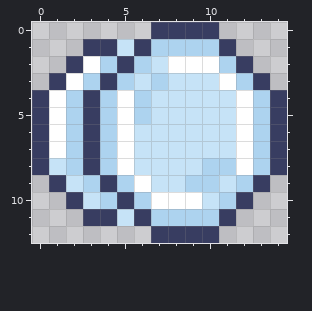
A pixel-art sprite gets an edit: CookieMod/Items/Weapons/Bunnyo.png. Above, as it was before the edit.
The file is 30x26 pixels, drawn in blocks of 2x2; one block is one cell here.
New version:
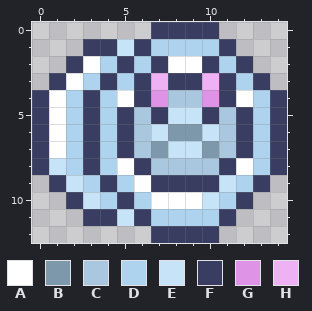
Palette (. is transparent): A #ffffff  B #7e98ab  C #a9c7de  D #add3ef  E #c6e3f7  F #383d61  G #de93e7  H #edb1f4
Edits made:
Colour E becomes colour B in row 6 at x 8 to 9; in row 7 at x 7 and 10.
Colour D becomes colour C in row 5 at x 6; in row 8 at x 10.
Colour E becomes colour C in row 4 at x 8 to 9; in row 5 at x 11; in rows 6 to 7 at x 6 and 11; in row 8 at x 7 to 9.
Colour A becomes colour F in row 2 at x 10; in row 3 at x 11; in rows 5 to 7 at x 5 and 12.
Colour D becomes colour F in row 4 at x 6; in row 8 at x 11; in row 9 at x 9 to 10.
Colour E becomes colour F in row 2 at x 7; in row 3 at x 6 and 8 to 9; in row 4 at x 11; in row 5 at x 7 and 10; in row 8 at x 6; in row 9 at x 7 to 8.
Colour E becomes colour G in row 4 at x 7 and 10.
Colour D becomes colour H in row 3 at x 7.
Colour E becomes colour H in row 3 at x 10.
Pixel boxes of the changes (left, top, right, bottom) in both pictures:
changed: (117, 56, 253, 192)
